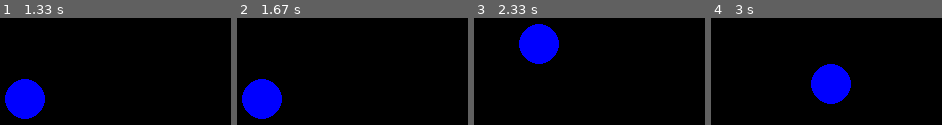
Above: before the commit, frames 1-4 (left to right).
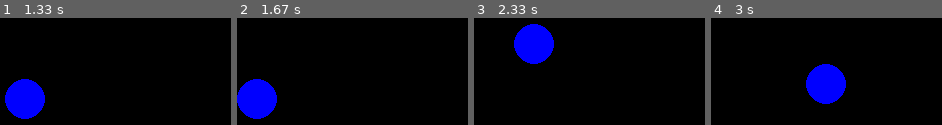
Above: after the commit, the same moments.

Repository: DiscoBizzle/Ghost-Simulator
Game: pygame game, started from Main.py
Same seed, same stepped clock (60 frames per second), same inputs: the game is played once before the commit and once after it.
Inputs:
- Up to frame 1 (1.33 s): hold Left 0.33-0.87 s; hold Down 0.9-1.2 s; hold Left from 1.23 s (still down)
- Up to frame 2 (1.67 s): release Left at 1.63 s
- Up to frame 3 (2.33 s): hold Up 1.67-2.03 s; hold Right from 2.07 s (still down)
- Up to frame 4 (3 s): release Right at 2.7 s; hold Down from 2.73 s (still down)

Frame 1 is identical in both runs. In frame 2, 1.6% of the frame differs, in the area x 0-20%, y 57-95%; in frame 3, 1.6%; in frame 4, 1.6%.

Commit message:
Merge branch 'master' of https://github.com/DiscoBizzle/Ghost-Simulator
Conflicts:
	PlayerClass.py

Diff:
--- a/PlayerClass.py
+++ b/PlayerClass.py
@@ -4,16 +4,16 @@
 
 def check_screen_collision(p):
     pro_pos = (p.coord[0] + p.velocity[0], p.coord[1] + p.velocity[1])
-    if pro_pos[0] > 0 and pro_pos[0] + p.dimensions[0] < WINDOW_WIDTH and \
-       pro_pos[1] > 0 and pro_pos[1] + p.dimensions[1] < WINDOW_HEIGHT:
+    if pro_pos[0] >= 0 and pro_pos[0] + p.dimensions[0] <= WINDOW_WIDTH and \
+       pro_pos[1] >= 0 and pro_pos[1] + p.dimensions[1] <= WINDOW_HEIGHT:
         return pro_pos
-    elif p.velocity[0] < 0 and pro_pos[0] > 0:
+    elif p.velocity[0] <= 0 and pro_pos[0] <= 0:
         return (0, pro_pos[1])
-    elif p.velocity[1] < 0 and pro_pos[1] > 0:
+    elif p.velocity[1] <= 0 and pro_pos[1] <= 0:
         return (pro_pos[0], 0)
-    elif p.velocity[0] > 0 and pro_pos[0] < WINDOW_WIDTH:
+    elif p.velocity[0] >= 0 and pro_pos[0] >= WINDOW_WIDTH:
         return (WINDOW_WIDTH, pro_pos[1])
-    elif p.velocity[1] > 0 and pro_pos[1] < WINDOW_HEIGHT:
+    elif p.velocity[1] >= 0 and pro_pos[1] >= WINDOW_HEIGHT:
         return (pro_pos[0], WINDOW_HEIGHT)
 
     return p.coord
